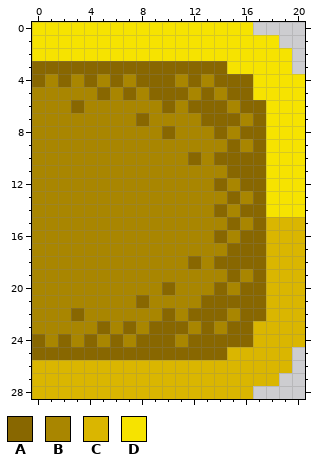
Pixel-art sprite, stored at images/cadre-droit.png. Above: the version before the commit.
The file is 21x29 pixels.
Palette (. is transparent): A #886700  B #a98600  C #dab600  D #f6e300
Pixels before, first column x 0:
 0 DDDDDDDDDDDDDDDDD....
 1 DDDDDDDDDDDDDDDDDDD..
 2 DDDDDDDDDDDDDDDDDDDD.
 3 AAAAAAAAAAAAAAADDDDD.
 4 ABABABABAAABABAAADDDD
 5 BBBBBABABAAABABAADDDD
 6 BBBABBBBBBABAAABAADDD
 7 BBBBBBBBABBBBAAABADDD
 8 BBBBBBBBBBABBBABAADDD
 9 BBBBBBBBBBBBBBBABADDD
10 BBBBBBBBBBBBABAAAADDD
11 BBBBBBBBBBBBBBBAAADDD
12 BBBBBBBBBBBBBBABAADDD
13 BBBBBBBBBBBBBBBABADDD
14 BBBBBBBBBBBBBBABAADDD
15 BBBBBBBBBBBBBBBABACCC
16 BBBBBBBBBBBBBBABAACCC
17 BBBBBBBBBBBBBBBAAACCC
18 BBBBBBBBBBBBABAAAACCC
19 BBBBBBBBBBBBBBBABACCC
20 BBBBBBBBBBABBBABAACCC
21 BBBBBBBBABBBBAAAAACCC
22 BBBABBBBBBABAAABAACCC
23 BBBBBABABAAABABAACCCC
24 ABABABABAAABAAAAACCCC
25 AAAAAAAAAAAAAAACCCCC.
26 CCCCCCCCCCCCCCCCCCCC.
27 CCCCCCCCCCCCCCCCCCC..
28 CCCCCCCCCCCCCCCCC....
Now the later version:
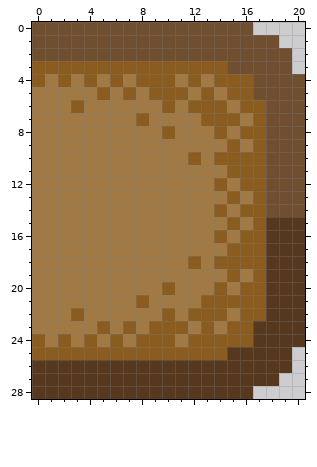
Difference:
colour A: #886700 -> #8a5c20
colour B: #a98600 -> #a07945
colour C: #dab600 -> #56381f
colour D: #f6e300 -> #704e30
Where, in picture pixels (left, top, right, bottom), the same in both pictures:
changed: (32, 22, 305, 399)
